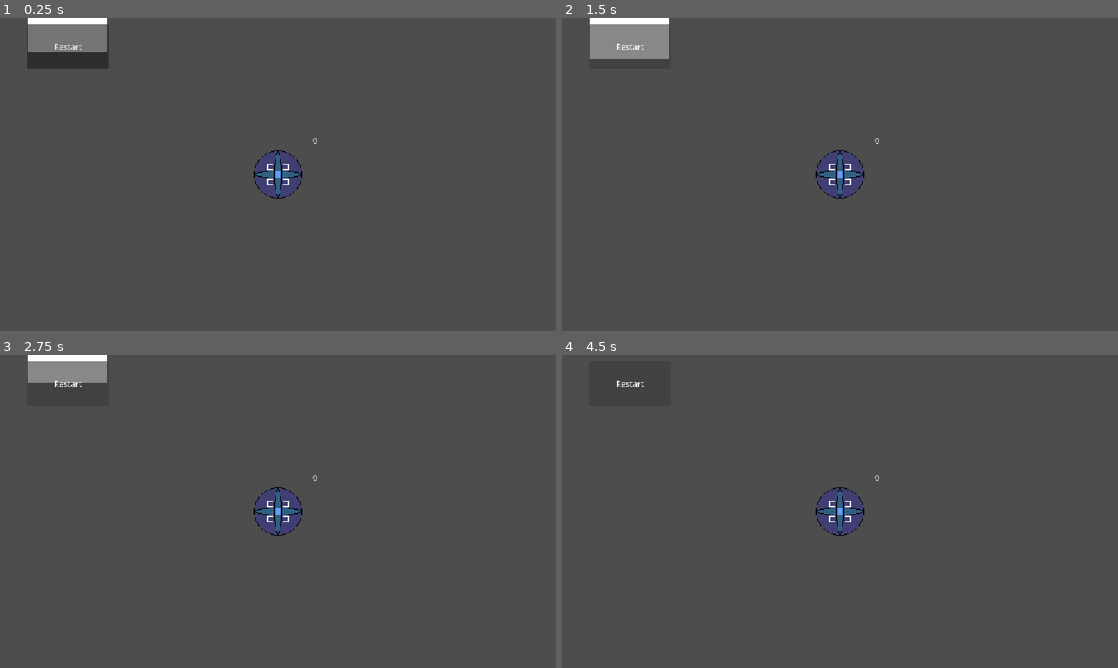
Above: before the commit, frames 1-4 (two rows, left to right).
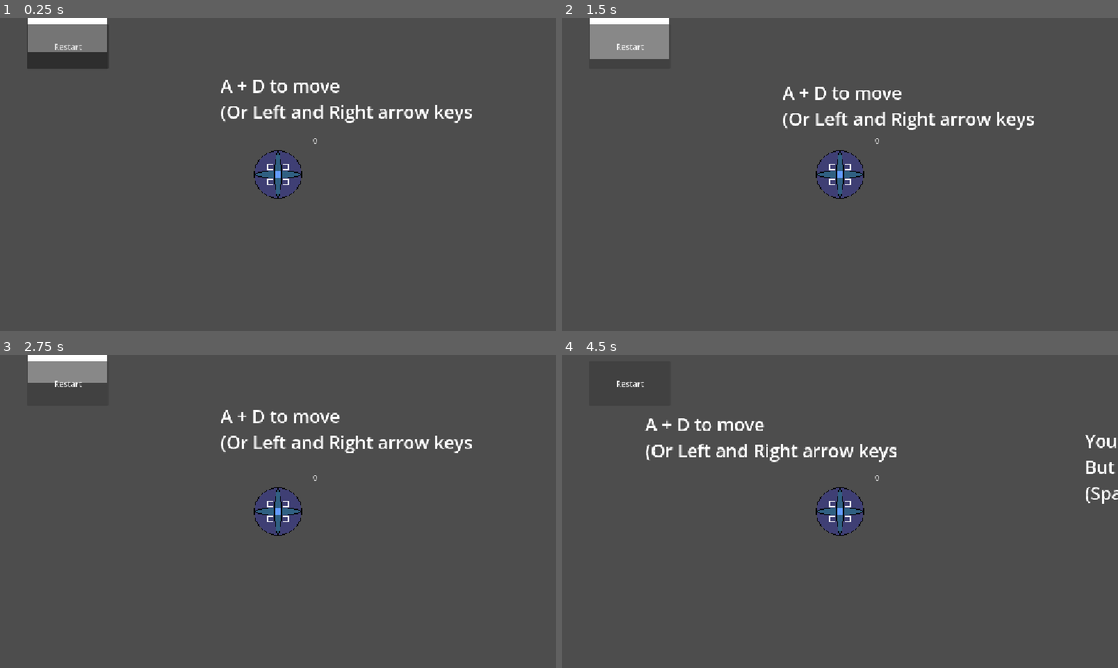
Above: after the commit, the same moments.

Repository: eastern2727/Game-jam
Game: Godot game, scene res://main.tscn
The game is run twice, just before and just after one commit, with the same random seed, the same clock (stepped at 60 frames per second) and the same inputs.
Inputs:
- Up to frame 1 (0.25 s): no input
- Up to frame 2 (1.5 s): click "Restart" at 0.5 s; click "Restart" at 1.25 s
- Up to frame 3 (2.75 s): click "Restart" at 2 s
- Up to frame 4 (4.5 s): tap Space (compress) at 2.75, 3.6, 4.25 s; hold Space (compress) 2.78-3.53 s; hold D (right) 2.78-4.28 s; hold A (left) from 4.28 s (still down); hold Space (compress) from 4.28 s (still down)

The runs differ from the first frame. In frame 1, 1.1% of the frame differs, in the area x 39-85%, y 19-34%; in frame 2, 1.1%; in frame 3, 1.1%; in frame 4, 1.5%, in the area x 14-100%, y 20-48%.

Commit message:
COMMIT

Diff:
--- a/game-jam-real/main.tscn
+++ b/game-jam-real/main.tscn
@@ -29,6 +29,8 @@
 
 [sub_resource type="RectangleShape2D" id="RectangleShape2D_fcnqv"]
 size = Vector2(212, 20)
+
+[sub_resource type="Theme" id="Theme_6kesf"]
 
 [node name="Node2D" type="Node2D" unique_id=2011774588]
 
@@ -112,3 +114,36 @@
 offset_bottom = 106.0
 text = "Restart"
 script = ExtResource("11_efxa6")
+
+[node name="Label" type="Label" parent="." unique_id=1322820027]
+offset_left = 459.0
+offset_top = 149.0
+offset_right = 981.0
+offset_bottom = 254.0
+theme = SubResource("Theme_6kesf")
+theme_override_font_sizes/font_size = 37
+text = "A + D to move
+(Or Left and Right arrow keys"
+
+[node name="Label" type="Label" parent="Label" unique_id=1924095896]
+layout_mode = 0
+offset_left = 911.0
+offset_top = 34.0
+offset_right = 1611.0
+offset_bottom = 193.0
+theme = SubResource("Theme_6kesf")
+theme_override_font_sizes/font_size = 37
+text = "You can't jump...
+But you can compress and uncompress
+(Space"
+
+[node name="Label" type="Label" parent="Label/Label" unique_id=543525851]
+layout_mode = 0
+offset_left = 820.0
+offset_top = 253.0
+offset_right = 1520.0
+offset_bottom = 358.0
+theme = SubResource("Theme_6kesf")
+theme_override_font_sizes/font_size = 37
+text = "You can store potential energy
+In order to jump higher"
